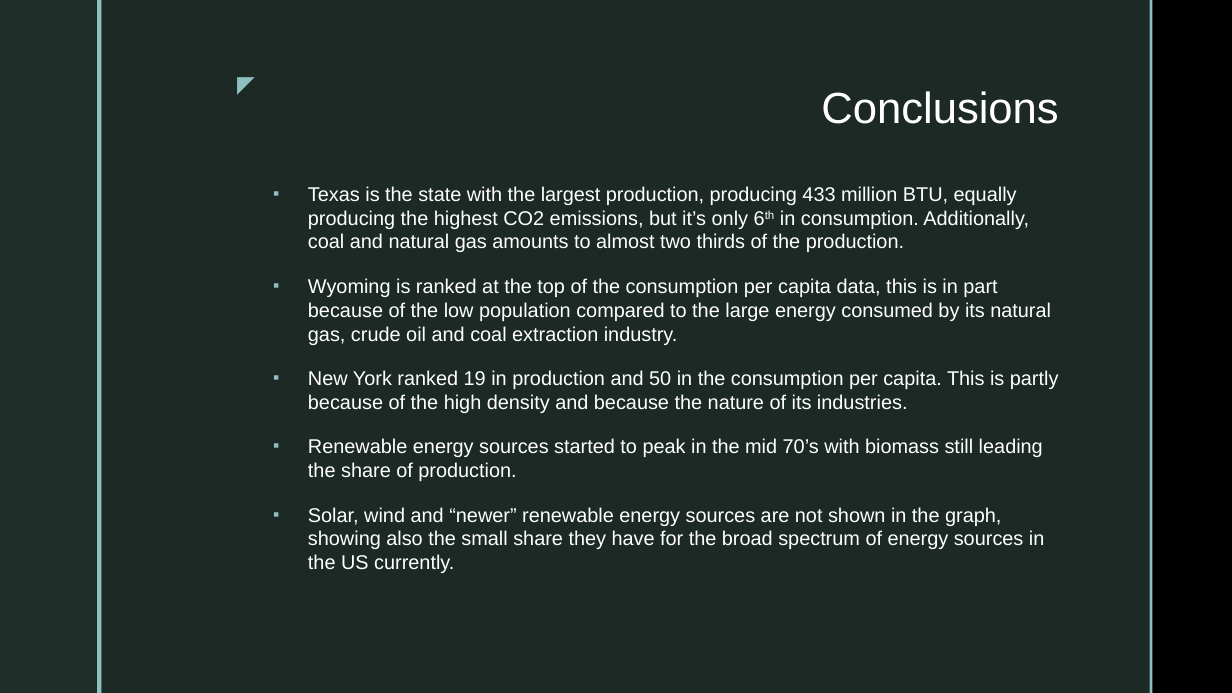
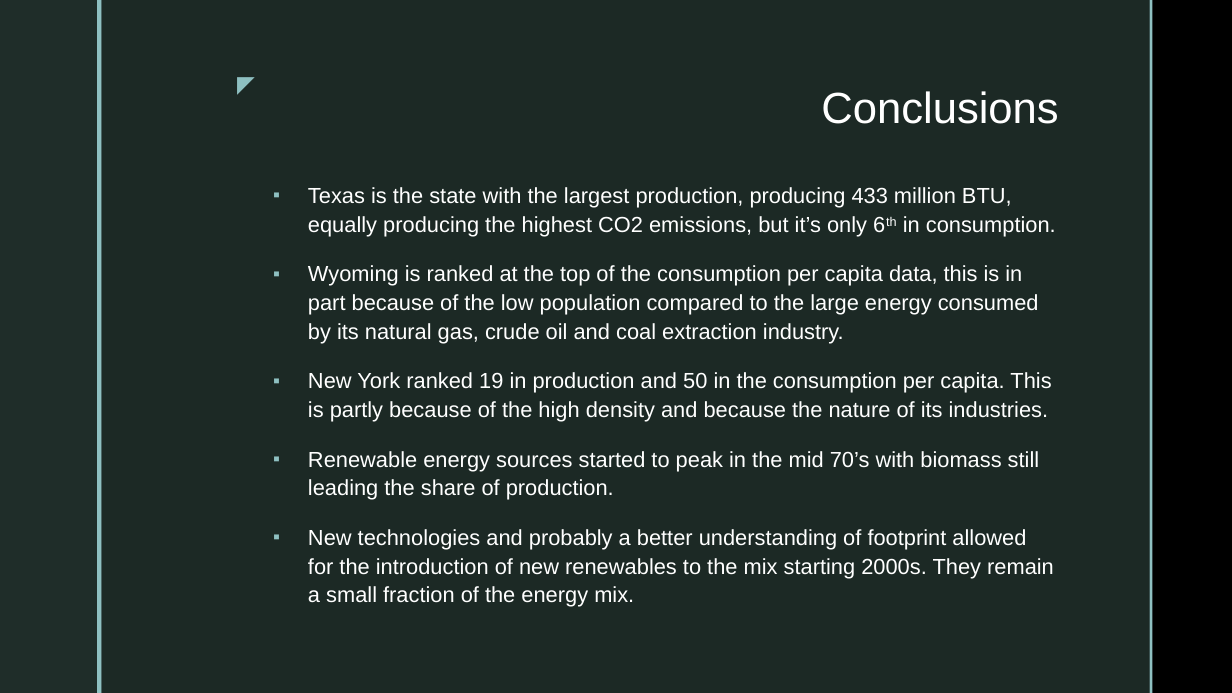
Before and after one commit to Kphad20/Project2-Group_4, a slide deck: slide 8 of Energy Analysis of the United States for 2018.pptx. Drawn at 1232x693 pixels with LibreOffice and Linux fonts; fonts in the diff are those of the drawing; background and template pictures are left out. Boxes give left, top, right and bottom in pixels: in the first picture for what was removed or moved away, otherwise in the second. Text is boxed around its words. In the diff, an @@ line names an element or a change of style, - is before the commit and + after.

Commit message:
final countdown

```diff
--- a/Energy Analysis of the United States for 2018.pptx
+++ b/Energy Analysis of the United States for 2018.pptx
@@ text at <box>308,187,1056,237</box>: text changed; size 15.5 to 17 pt @@
-▪ Texas is the state with the largest production, producing 433 million BTU, equally producing the highest CO2 emissions, but it’s only 6th in consumption. Additionally, coal and natural gas amounts to almost two thirds of the production.
+▪ Texas is the state with the largest production, producing 433 million BTU, equally producing the highest CO2 emissions, but it’s only 6th in consumption.
@@ text at <box>308,265,1051,500</box>: size 15.5 to 17 pt in "Wyoming is ranked at the top of ...", "New York ranked 19 in production and ...", "Renewable energy sources started to peak in ..."; line spacing 1 to 1.1 @@
@@ text at <box>308,529,1054,607</box>: text changed; size 15.5 to 17 pt @@
-▪ Solar, wind and “newer” renewable energy sources are not shown in the graph, showing also the small share they have for the broad spectrum of energy sources in the US currently.
+▪ New technologies and probably a better understanding of footprint allowed for the introduction of new renewables to the mix starting 2000s. They remain a small fraction of the energy mix.
```
